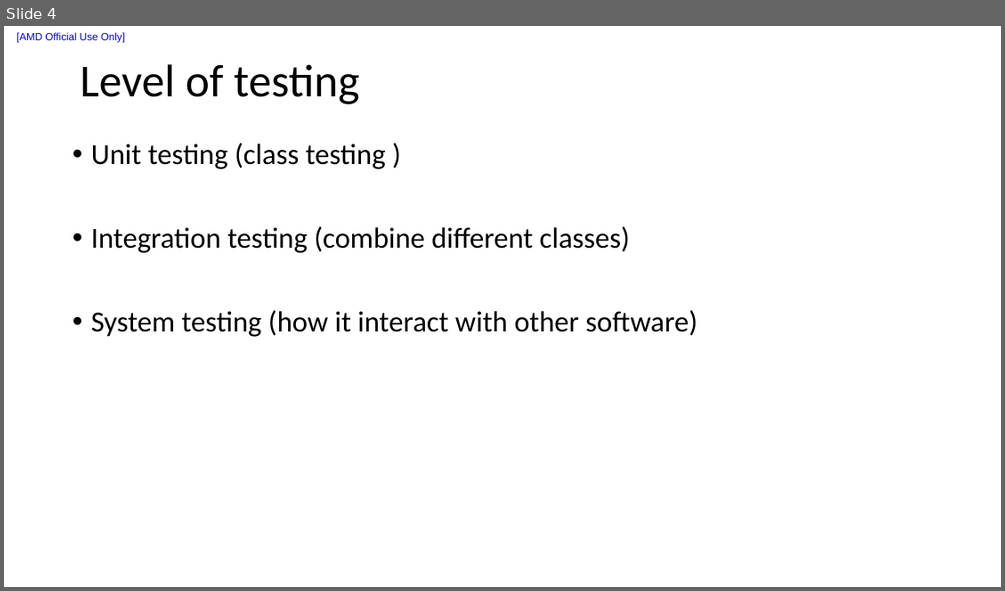
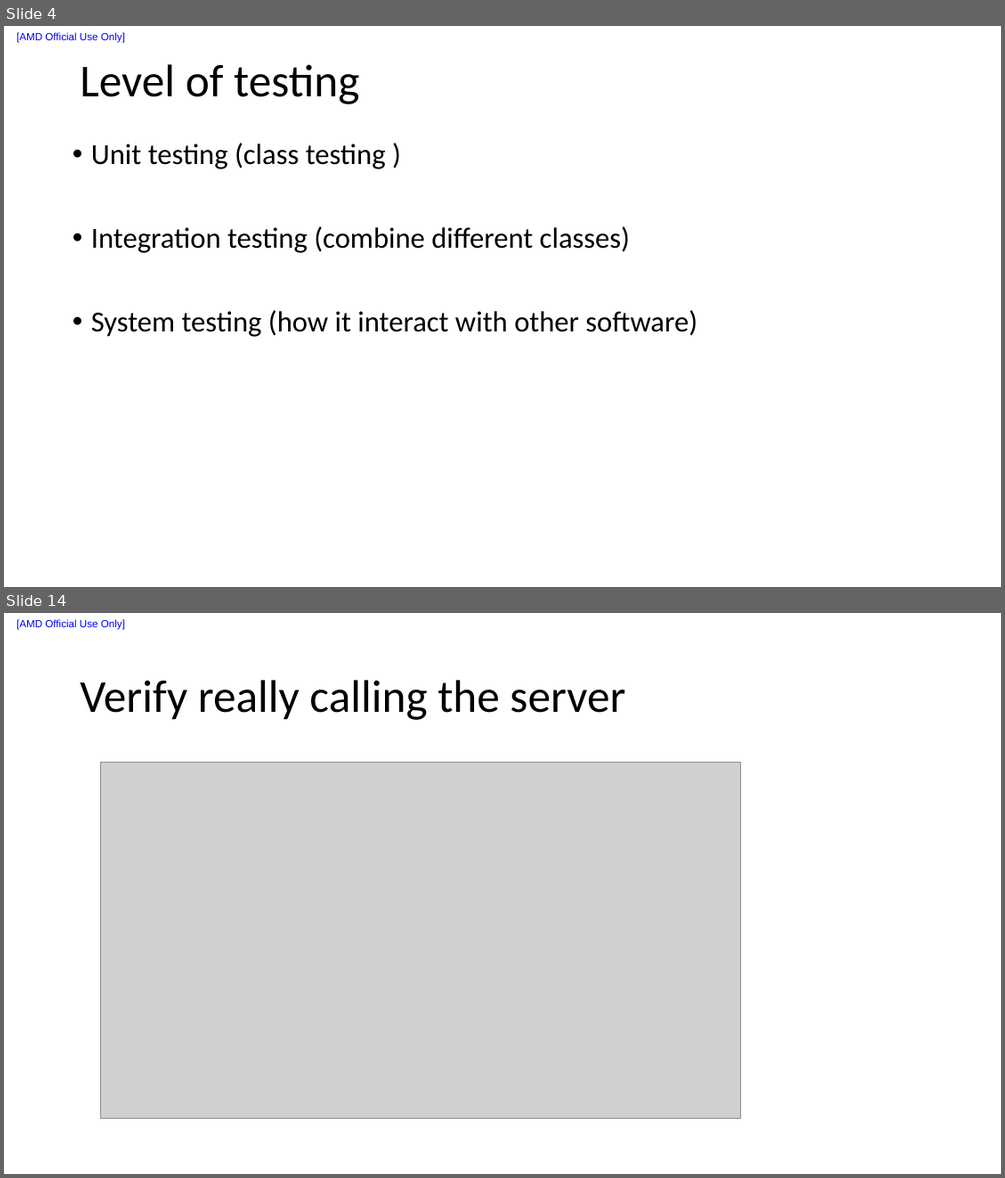
Before and after one commit to liuxu-github-ui/Java, a slide deck: Software testing/software testing.pptx. Shown one above the other, each under a label of ours: slide 4 before the commit, slides 4 and 14 after it; the slides between them are not shown. The pictures are 1005x591 and 1005x1178 pixels, drawn with LibreOffice and Linux fonts; fonts in the diff are those of the drawing; grey boxes stand for pictures. Boxes give left, top, right and bottom in pixels: in the first picture for what was removed or moved away, otherwise in the second. Text is boxed around its words. In the diff, an @@ line names an element or a change of style, - is before the commit and + after.

```diff
--- a/Software testing/software testing.pptx
+++ b/Software testing/software testing.pptx
@@ slide 14 added at (4, 613, 1001, 1174), background #FFFFFF; not listed: 1 template element that a slide beside it also shows @@
@@ title added at (80, 680, 625, 720), 44 pt, text #000000 @@
+Verify really calling the server
@@ picture added at (100, 763, 740, 1119) @@
```
Also in this commit, not shown: 9 other slides added, 2 slides removed, 16 other files.
